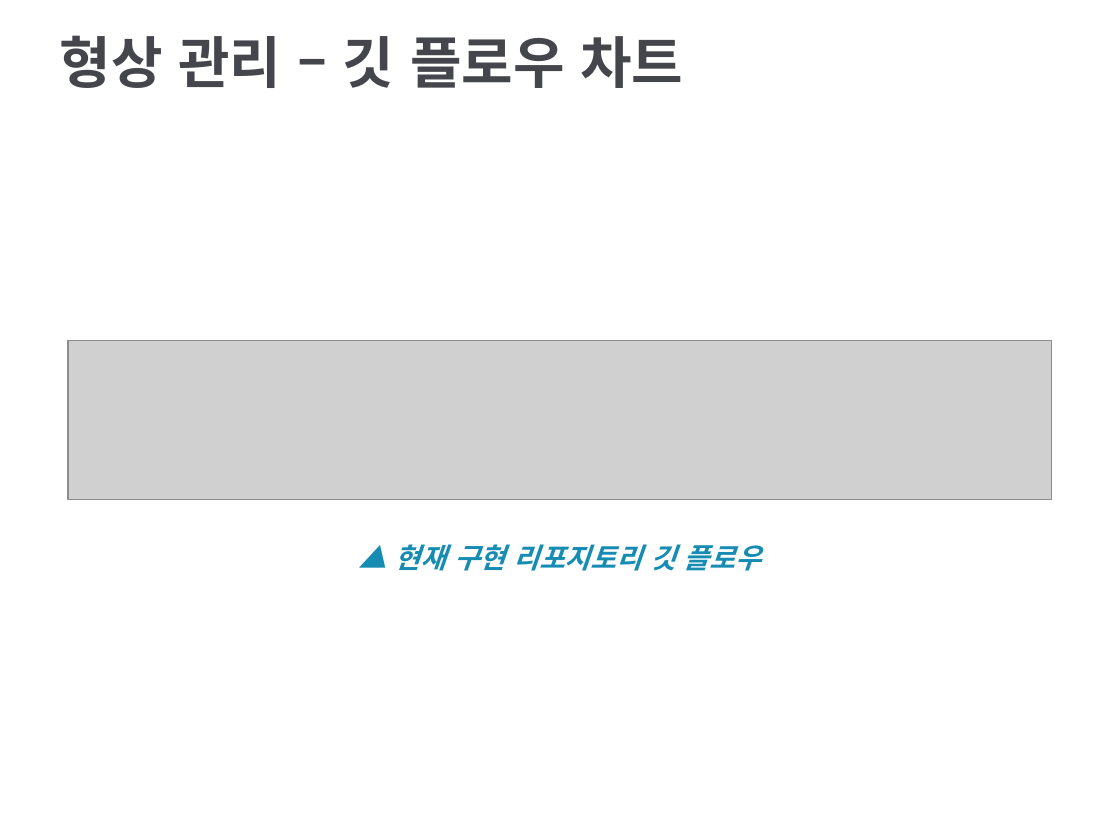
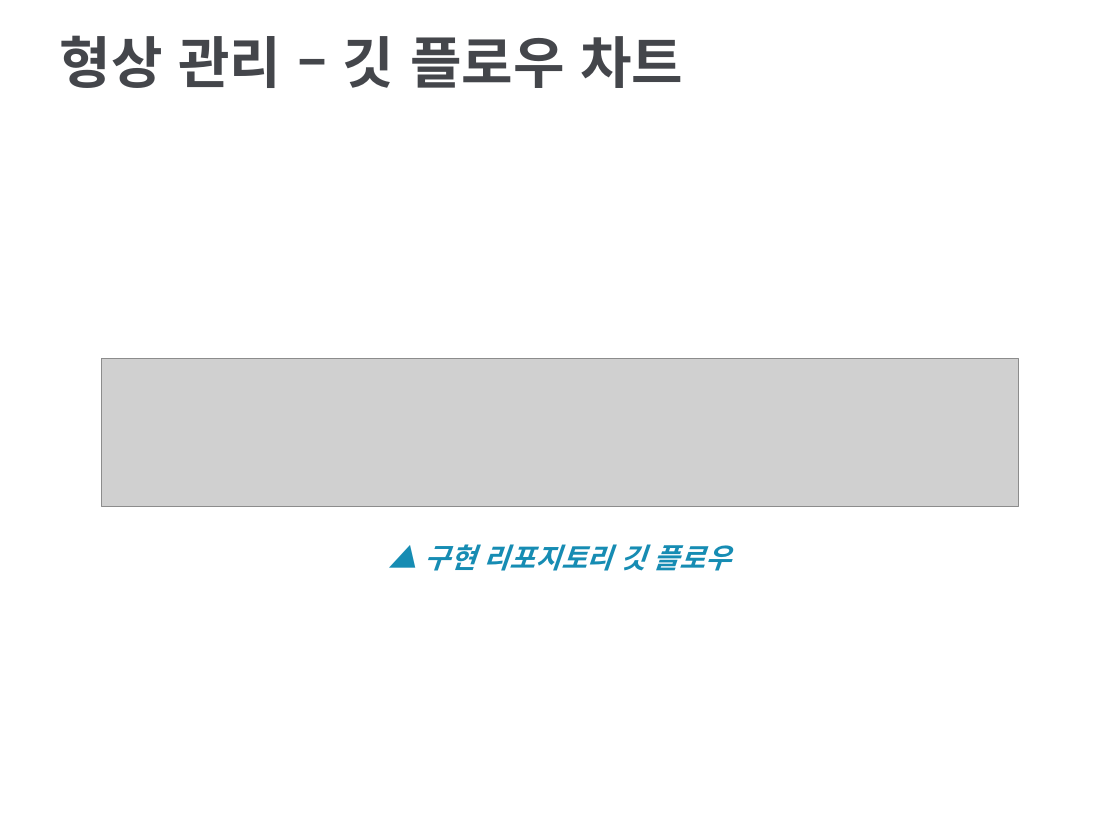
Before and after one commit to DrawGreen2021/Presentation, a slide deck: slide 40 of 팀 그릴그린 중간발표(사업계획서).pptx (slide 38 before the commit). Drawn at 1120x840 pixels with LibreOffice and Linux fonts; fonts in the diff are those of the drawing; grey boxes stand for pictures; background and template pictures are left out. Boxes give left, top, right and bottom in pixels: in the first picture for what was removed or moved away, otherwise in the second. Text is boxed around its words. In the diff, an @@ line names an element or a change of style, - is before the commit and + after.

Commit message:
깃 플로우와 퍼트차트 수정. PPT 수정 및 보충.

```diff
--- a/팀 그릴그린 중간발표(사업계획서).pptx
+++ b/팀 그릴그린 중간발표(사업계획서).pptx
@@ picture: place and size @@
-picture at box(68, 340, 1053, 498)
+picture at box(101, 358, 1018, 506)
@@ text at box(424, 544, 731, 571): text changed @@
-▲ 현재 구현 리포지토리 깃 플로우
+▲ 구현 리포지토리 깃 플로우
```
Also in this commit, not shown: 9 other slides changed, 4 slides added, 2 slides removed, 2 other files.
